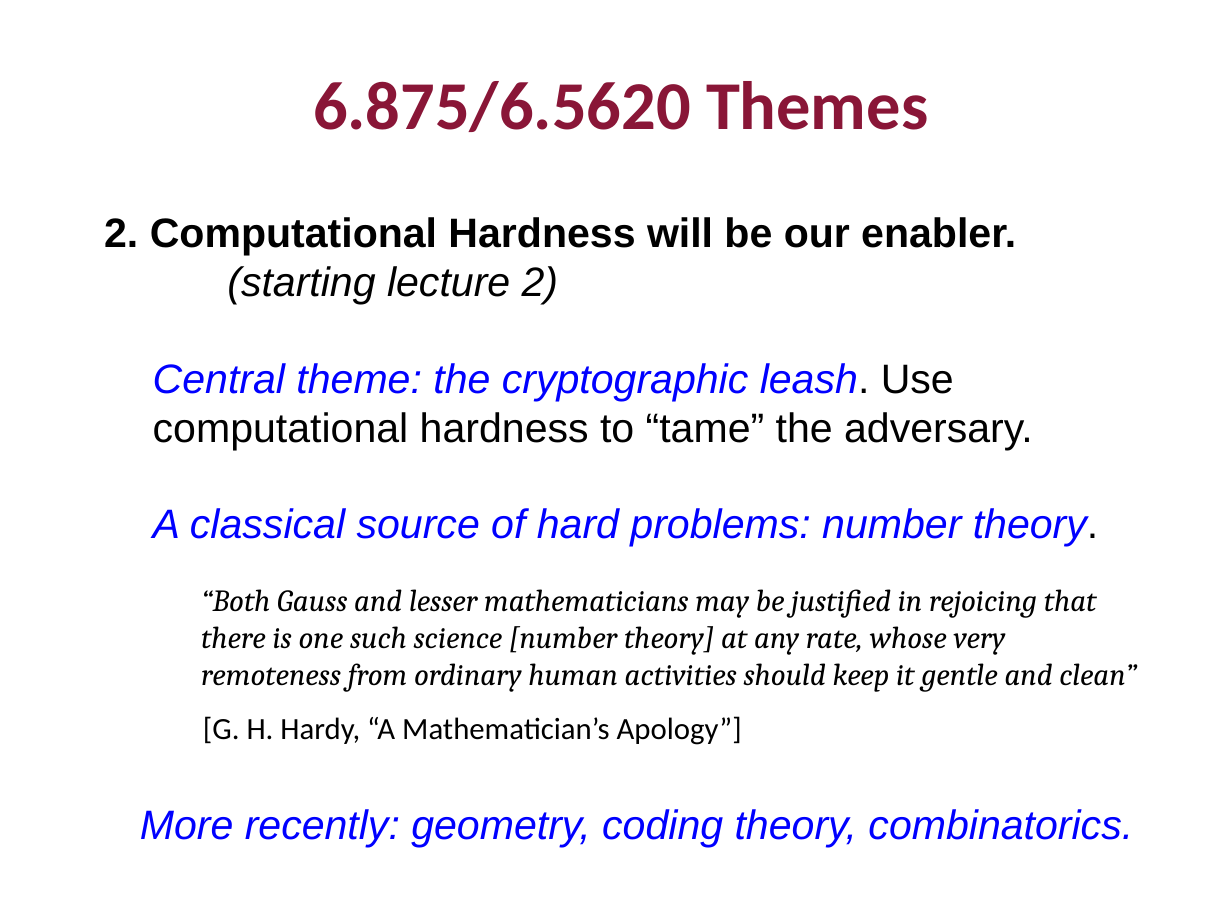
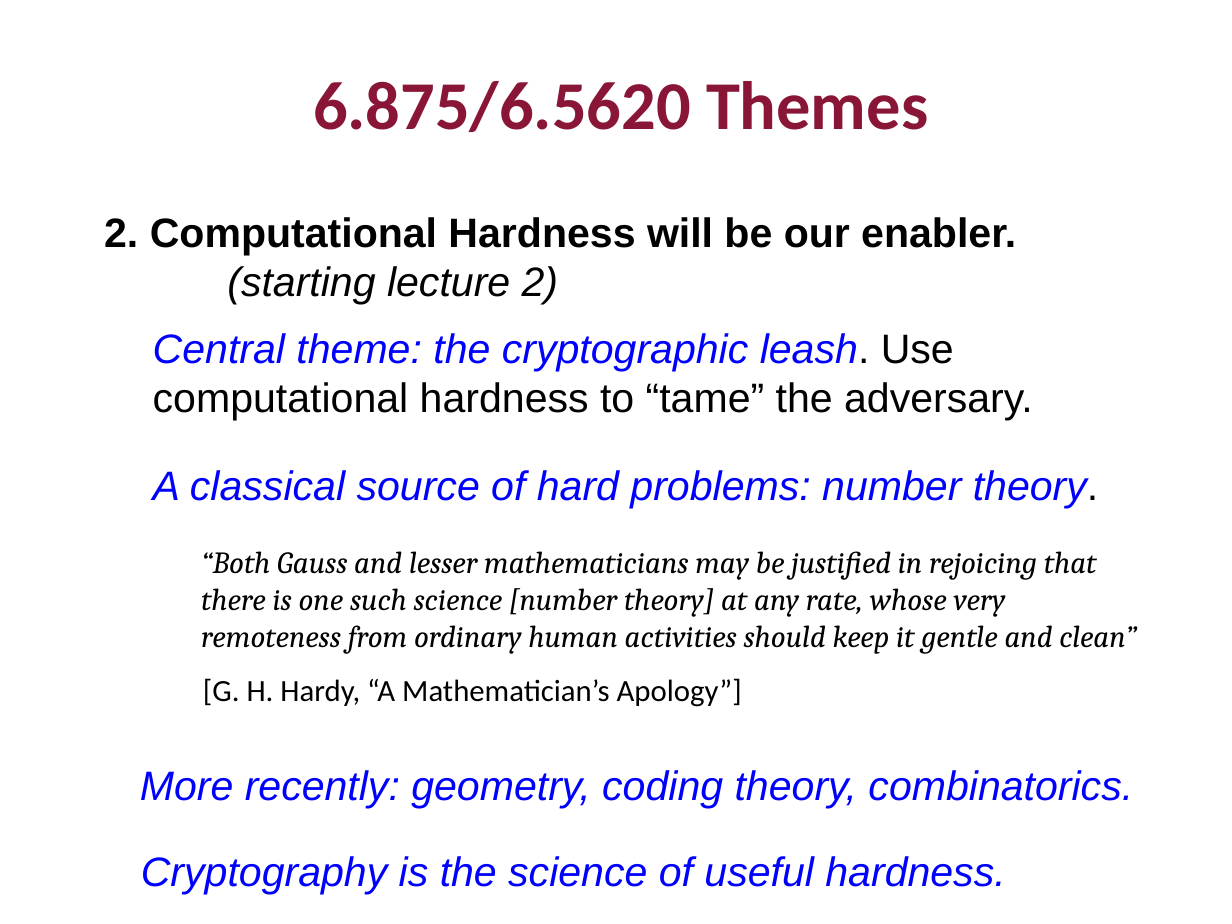
Before and after one commit to mit6875/mit6875.github.io, a slide deck: slide 8 of FA22SLIDES/lec1.pptx (slide 7 before the commit). Drawn at 1232x924 pixels with LibreOffice and Linux fonts; fonts in the diff are those of the drawing. Boxes give left, top, right and bottom in pixels: in the first picture for what was removed or moved away, otherwise in the second. Text is boxed around its words. In the diff, an @@ line names an element or a change of style, - is before the commit and + after.

```diff
--- a/FA22SLIDES/lec1.pptx
+++ b/FA22SLIDES/lec1.pptx
@@ text "Central theme: the cryptographic leash. ...": place and size @@
-text "Central theme: the cryptographic leash. ..." at (153, 363, 1033, 450)
+text "Central theme: the cryptographic leash. ..." at (153, 333, 1033, 421)
@@ 4 texts: place and size @@
-4 texts at (140, 508, 1137, 847)
+4 texts at (140, 470, 1137, 808)
@@ text added at (141, 856, 1005, 894), 24 pt, text #0000FF, italic @@
+Cryptography is the science of useful hardness.
```
Also in this commit, not shown: 4 other slides changed, 3 slides added, 1 other file.
